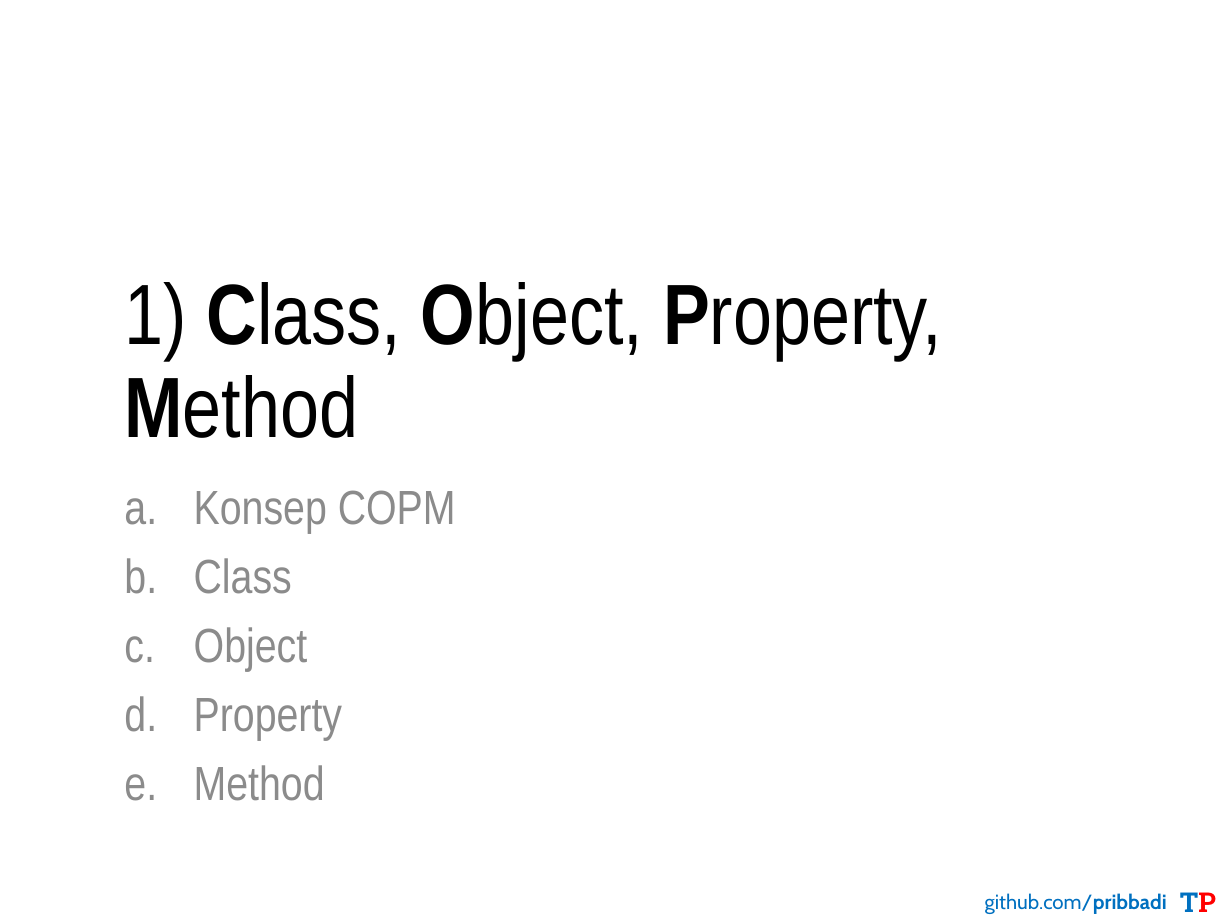
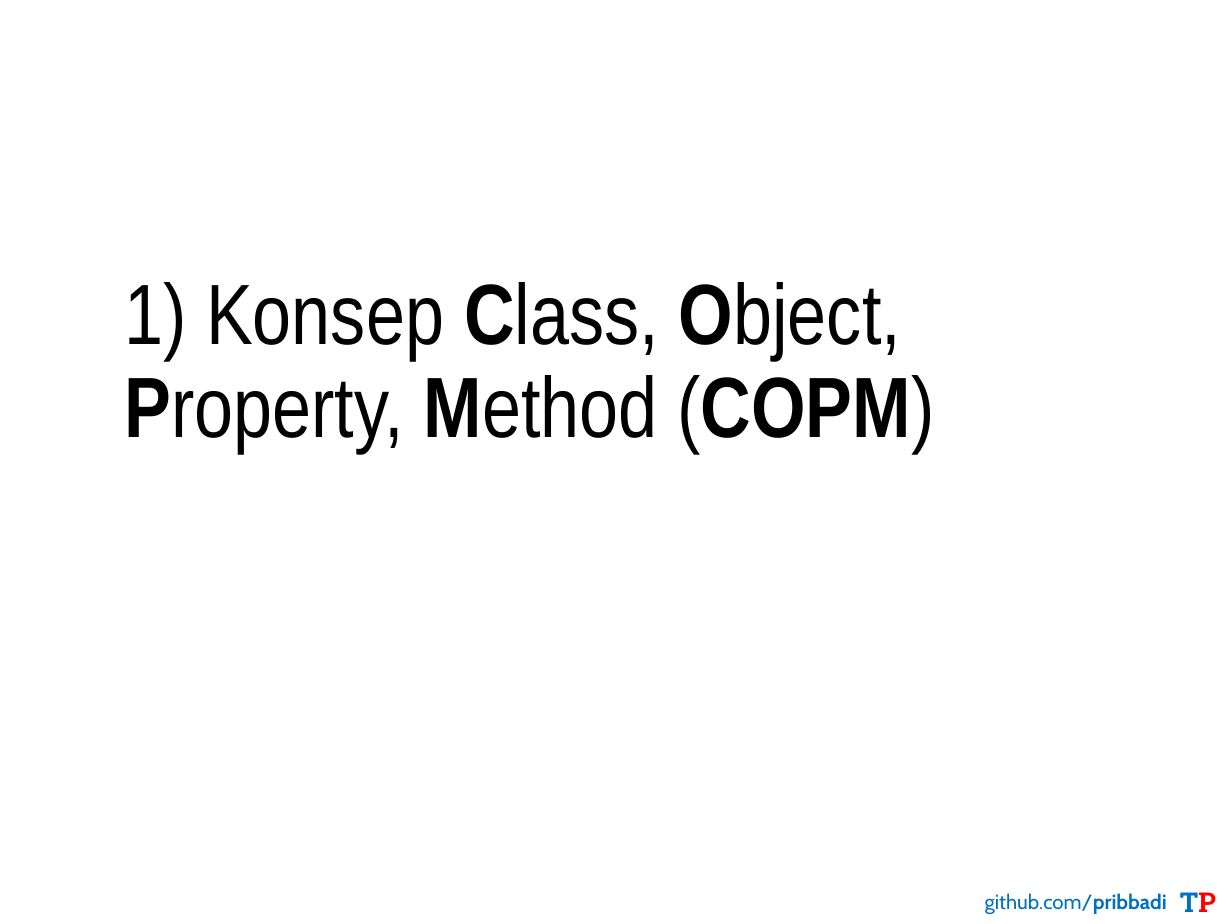
Before and after one commit to pribbadi/PBO-TI20192020-3-4, a slide deck: slide 3 of 1. Bahan Ajar/PribadiTeguh-PBO-TI20192020-3-4-03.Pengenalan Pemrograman PBO.pptx. Drawn at 1232x924 pixels with LibreOffice and Linux fonts; fonts in the diff are those of the drawing. Boxes give left, top, right and bottom in pixels: in the first picture for what was removed or moved away, otherwise in the second. Text is boxed around its words. In the diff, an @@ line names an element or a change of style, - is before the commit and + after.

```diff
--- a/1. Bahan Ajar/PribadiTeguh-PBO-TI20192020-3-4-03.Pengenalan Pemrograman PBO.pptx
+++ b/1. Bahan Ajar/PribadiTeguh-PBO-TI20192020-3-4-03.Pengenalan Pemrograman PBO.pptx
@@ title at box(124, 282, 934, 453): text changed @@
-1) Class, Object, Property, Method
+1) Konsep Class, Object, Property, Method (COPM)
@@ text removed at box(194, 490, 456, 801) @@
-a. Konsep COPM
-b. Class
-c. Object
-d. Property
-e. Method
```
Also in this commit, not shown: 6 other slides changed, 4 slides added, 13 slides removed, 43 other files.
